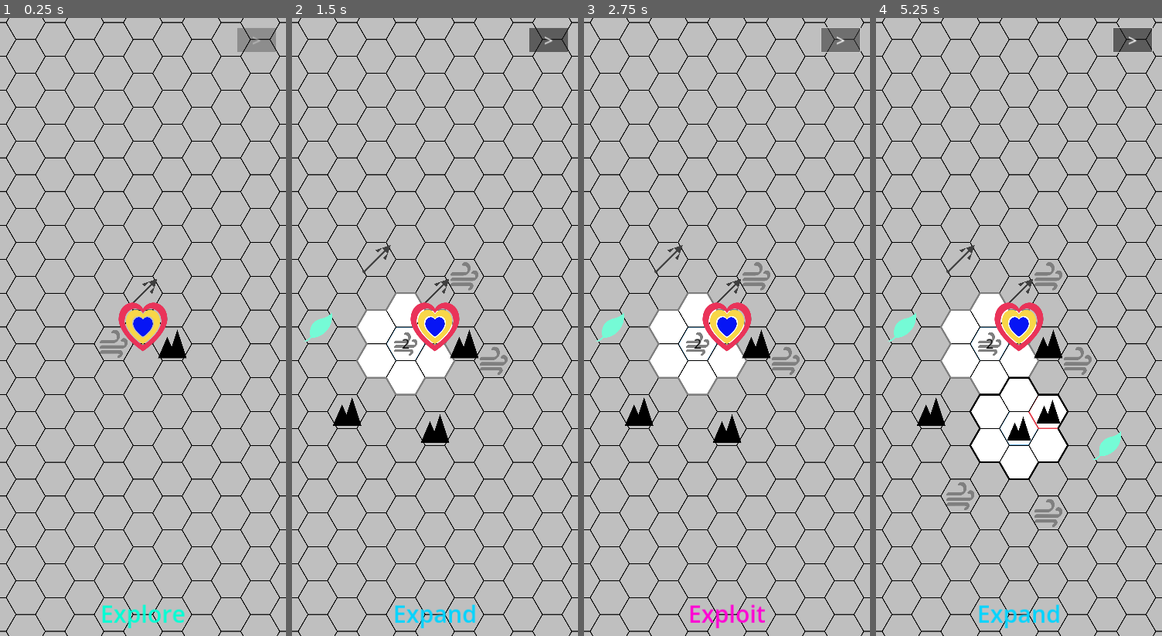
Above: before the commit, frames 1-4 (left to right).
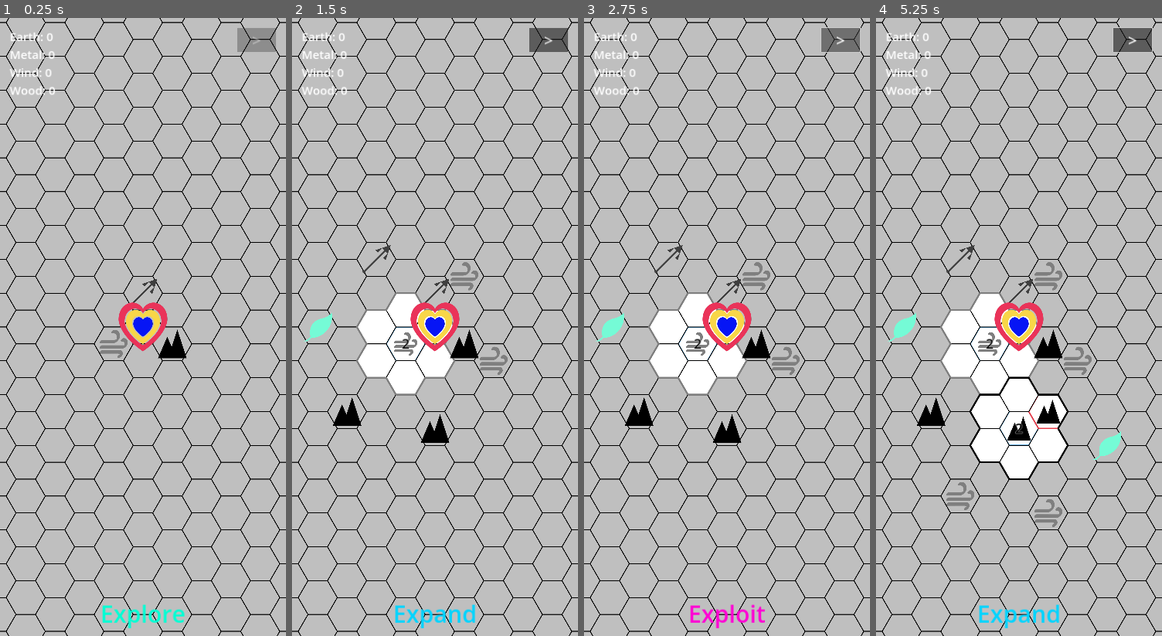
Above: after the commit, the same moments.

Repository: NoahKastin/combo-spell
Game: Godot game, scene res://scenes/main.tscn
The game is run twice, just before and just after one commit, with the same random seed, the same clock (stepped at 60 frames per second) and the same inputs.
Inputs (mouse positions are in pixels of both pictures, inside the frame that each line leads up to):
- Up to frame 1 (0.25 s): no input
- Up to frame 2 (1.5 s): tap Enter at 0.5 s; move the mouse to (497, 296) at 0.52 s; click (497, 296) at 0.67 s; tap Space at 1.25 s; move the mouse to (377, 357) at 1.27 s; click (377, 357) at 1.42 s
- Up to frame 3 (2.75 s): click ">" at 2 s
- Up to frame 4 (5.25 s): click ">" at 2.75 s; click ">" at 3.5 s; tap Enter at 4.25 s; move the mouse to (1047, 191) at 4.27 s; click (1047, 191) at 4.42 s; tap Space at 5 s; move the mouse to (1004, 450) at 5.02 s; click (1004, 450) at 5.17 s

The runs differ from the first frame. In frame 1, 0.3% of the frame differs, in the area x 3-20%, y 2-13%; in frame 2, 0.3%; in frame 3, 0.3%; in frame 4, 0.4%, in the area x 3-52%, y 2-68%.

Commit message:
Add Exploit harvest; lock resource tiles to one Element type
- Element.NAME dict for human-readable display; WalletLabel in main.tscn (top-left, four MVP biome counters) wired to Game.wallet_changed
- Exploit input: tap a resource tile → 1 of its primary Element moves to Game.wallet, capped at multiplier per phase; harvested_this_phase resets on entering Exploit
- _seed_resources now assigns each resource tile a single Element type (tile 0 carries the biome, others random) and stacks each tile's own type, so resource tiles never mix
- SPEC §4.1: resource-tile single-type rule

Co-Authored-By: Claude Opus 4.7 <noreply@anthropic.com>

Diff:
--- a/scenes/main.tscn
+++ b/scenes/main.tscn
@@ -32,3 +32,10 @@
 offset_bottom = 140.0
 theme_override_font_sizes/font_size = 64
 text = ">"
+
+[node name="WalletLabel" type="Label" parent="UI"]
+offset_left = 40.0
+offset_top = 40.0
+offset_right = 600.0
+offset_bottom = 360.0
+theme_override_font_sizes/font_size = 48
--- a/scripts/elements.gd
+++ b/scripts/elements.gd
@@ -17,6 +17,21 @@
 	POISON,
 	DREAD,
 	SHADOW,
+}
+
+const NAME := {
+	Type.EARTH: "Earth",
+	Type.METAL: "Metal",
+	Type.WIND: "Wind",
+	Type.WOOD: "Wood",
+	Type.WATER: "Water",
+	Type.FIRE: "Fire",
+	Type.ICE: "Ice",
+	Type.LIGHTNING: "Lightning",
+	Type.ACID: "Acid",
+	Type.POISON: "Poison",
+	Type.DREAD: "Dread",
+	Type.SHADOW: "Shadow",
 }
 
 const COLOR := {
--- a/scripts/main.gd
+++ b/scripts/main.gd
@@ -67,9 +67,11 @@
 var revealed_big_hexes: Array[BigHex] = []
 var revealed_tiles: Dictionary = {} # Vector2i -> true
 var tiles: Dictionary = {}          # Vector2i -> Tile (occupied tiles only)
+var harvested_this_phase: int = 0
 
 @onready var phase_label: Label = $UI/PhaseLabel
 @onready var next_phase_button: Button = $UI/NextPhaseButton
+@onready var wallet_label: Label = $UI/WalletLabel
 @onready var camera: Camera2D = $Camera2D
 
 
@@ -80,8 +82,10 @@
 	heart.position = layout.hex_to_screen(Vector2i.ZERO)
 	add_child(heart)
 	Game.phase_changed.connect(_on_phase_changed)
+	Game.wallet_changed.connect(_refresh_wallet_label)
 	next_phase_button.pressed.connect(_on_next_phase_pressed)
 	_refresh_phase_ui()
+	_refresh_wallet_label()
 
 
 func _seed_starting_candidates() -> void:
@@ -177,19 +181,23 @@
 func _seed_resources(coords: Array[Vector2i], element_count: int, biome: int) -> void:
 	if coords.is_empty() or element_count == 0:
 		return
-	# §4.1: biome is guaranteed at least once. Place it on coords[0], whose
-	# position is random because the coord list was shuffled upstream.
-	var first := Tile.new(coords[0], Tile.Kind.RESOURCE)
-	first.add_element(biome)
-	tiles[first.coord] = first
-	# Remaining Elements scatter across the chosen resource tiles, stacking
-	# wherever they happen to land.
-	for i in range(1, element_count):
-		var c: Vector2i = coords.pick_random()
-		if not tiles.has(c):
-			tiles[c] = Tile.new(c, Tile.Kind.RESOURCE)
-		var t: Tile = tiles[c]
-		t.add_element(MVP_BIOMES.pick_random())
+	# §4.1: each resource tile holds a single Element type. Tile coords[0]
+	# carries the biome (guaranteed); other tiles each get a random MVP type.
+	# Element scatter then stacks each tile's predetermined type, never
+	# mixing types on a single resource tile.
+	var types: Array[int] = [biome]
+	for _i in range(1, coords.size()):
+		types.append(MVP_BIOMES.pick_random())
+	tiles[coords[0]] = Tile.new(coords[0], Tile.Kind.RESOURCE)
+	tiles[coords[0]].add_element(biome)
+	for _i in range(1, element_count):
+		var idx: int = randi() % coords.size()
+		var c: Vector2i = coords[idx]
+		var t: Tile = tiles.get(c)
+		if t == null:
+			t = Tile.new(c, Tile.Kind.RESOURCE)
+			tiles[c] = t
+		t.add_element(types[idx])
 
 
 func _seed_enemies(coords: Array[Vector2i], element_count: int, biome: int) -> void:
@@ -326,8 +334,6 @@
 
 
 func _unhandled_input(event: InputEvent) -> void:
-	if Game.phase != Phase.Type.EXPLORE:
-		return
 	var world_pos: Vector2
 	if event is InputEventMouseButton and event.pressed and event.button_index == MOUSE_BUTTON_LEFT:
 		world_pos = get_global_mouse_position()
@@ -335,7 +341,11 @@
 		world_pos = get_canvas_transform().affine_inverse() * event.position
 	else:
 		return
-	_try_reveal_at(world_pos)
+	match Game.phase:
+		Phase.Type.EXPLORE:
+			_try_reveal_at(world_pos)
+		Phase.Type.EXPLOIT:
+			_try_harvest_at(world_pos)
 
 
 func _try_reveal_at(world_pos: Vector2) -> void:
@@ -357,6 +367,33 @@
 	# clean pick.
 
 
+# §4.3: Exploit harvests Elements from resource tiles. Tap a resource → 1
+# of its primary Element moves into Game.wallet, capped at `multiplier` per
+# phase. Tap-and-hold and AI macros are MVP TODOs.
+func _try_harvest_at(world_pos: Vector2) -> void:
+	if harvested_this_phase >= Game.difficulty_multiplier():
+		return
+	var hex := layout.screen_to_hex(world_pos)
+	var tile: Tile = tiles.get(hex)
+	if tile == null or tile.kind != Tile.Kind.RESOURCE:
+		return
+	_harvest_one(tile)
+
+
+func _harvest_one(tile: Tile) -> void:
+	var primary := tile.primary_element()
+	if primary < 0:
+		return
+	tile.composition[primary] -= 1
+	if tile.composition[primary] <= 0:
+		tile.composition.erase(primary)
+	if tile.composition.is_empty():
+		tiles.erase(tile.coord)
+	harvested_this_phase += 1
+	Game.add_to_wallet(primary, 1)
+	queue_redraw()
+
+
 func _reveal(big_hex: BigHex) -> void:
 	big_hex.revealed = true
 	revealed_big_hexes.append(big_hex)
@@ -374,7 +411,9 @@
 	Game.advance_phase()
 
 
-func _on_phase_changed(_new_phase: int) -> void:
+func _on_phase_changed(new_phase: int) -> void:
+	if new_phase == Phase.Type.EXPLOIT:
+		harvested_this_phase = 0
 	_refresh_phase_ui()
 
 
@@ -385,3 +424,12 @@
 	# Force a deliberate candidate pick during Explore. The button stays
 	# enabled in other phases as a phase-skip helper.
 	next_phase_button.disabled = (p == Phase.Type.EXPLORE) and not candidates.is_empty()
+
+
+func _refresh_wallet_label() -> void:
+	var lines: Array[String] = []
+	for kind in MVP_BIOMES:
+		var n: int = Game.wallet.get(kind, 0)
+		var line: String = "%s: %d" % [Element.NAME[kind], n]
+		lines.append(line)
+	wallet_label.text = "\n".join(lines)
Not shown, changed: SPEC.md
